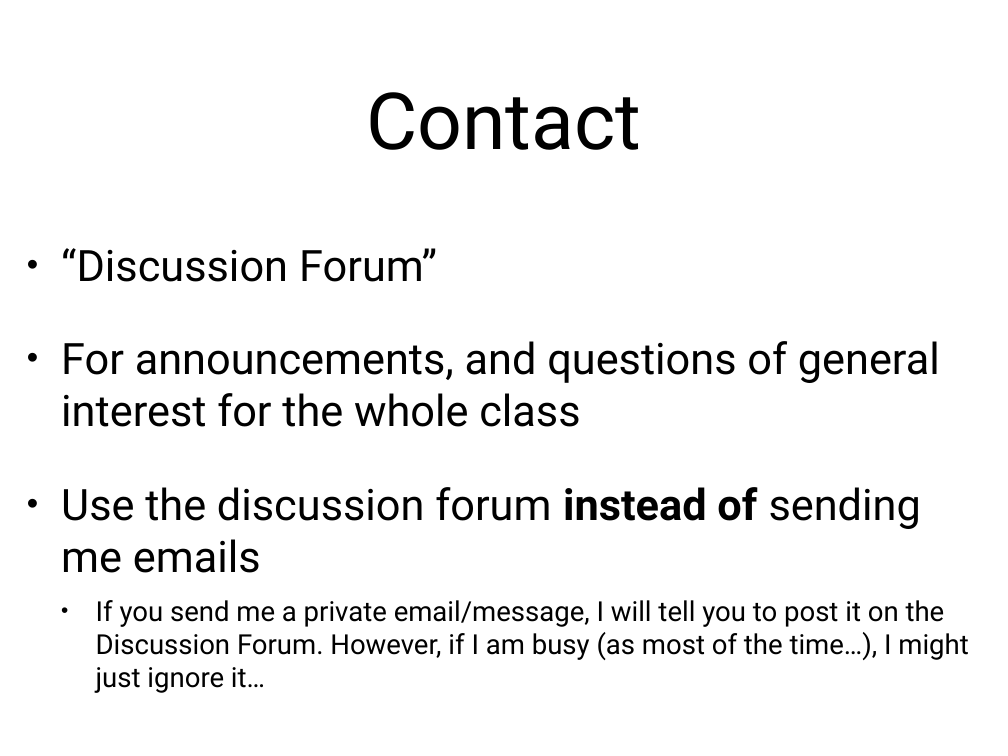
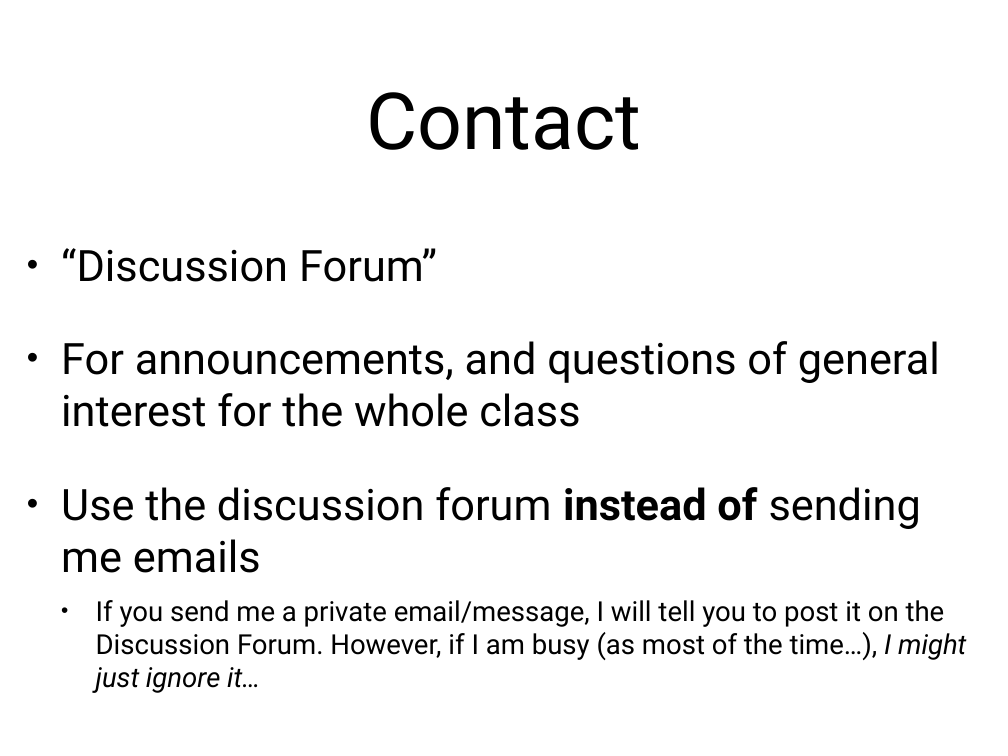
Before and after one commit to arcuri82/algorithms, a slide deck: slide 2 of docs/slides/01/01_intro.pptx. Drawn at 1008x756 pixels with LibreOffice and Linux fonts; fonts in the diff are those of the drawing. Boxes give left, top, right and bottom in pixels: in the first picture for what was removed or moved away, otherwise in the second. Text is boxed around its words. In the diff, an @@ line names an element or a change of style, - is before the commit and + after.

```diff
--- a/docs/slides/01/01_intro.pptx
+++ b/docs/slides/01/01_intro.pptx
@@ text at box(96, 600, 966, 693): italic on in "I might just ignore it…" @@
```
Also in this commit, not shown: 8 other slides changed, 12 slides added, 2 slides removed, 1 other file.
